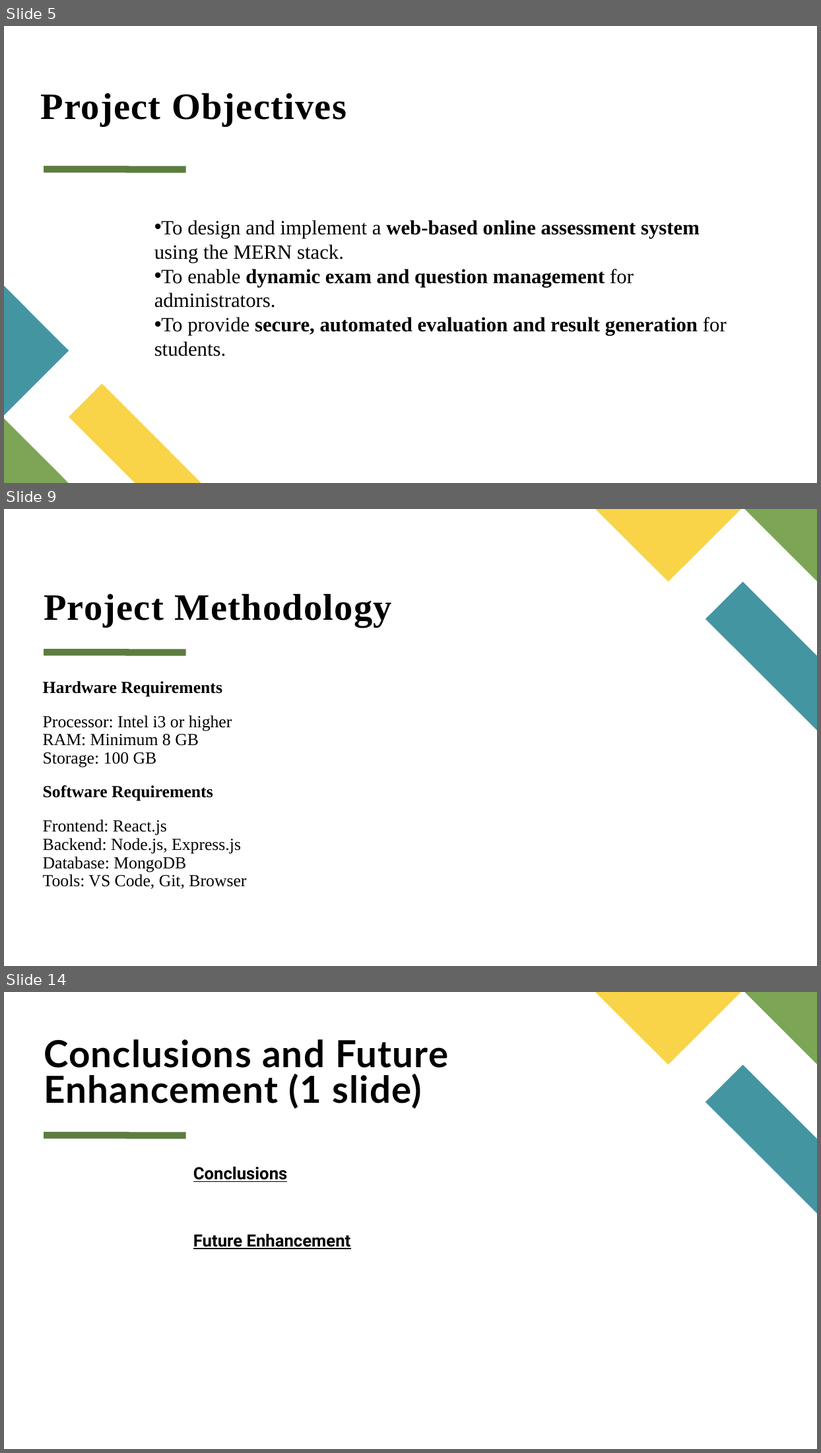
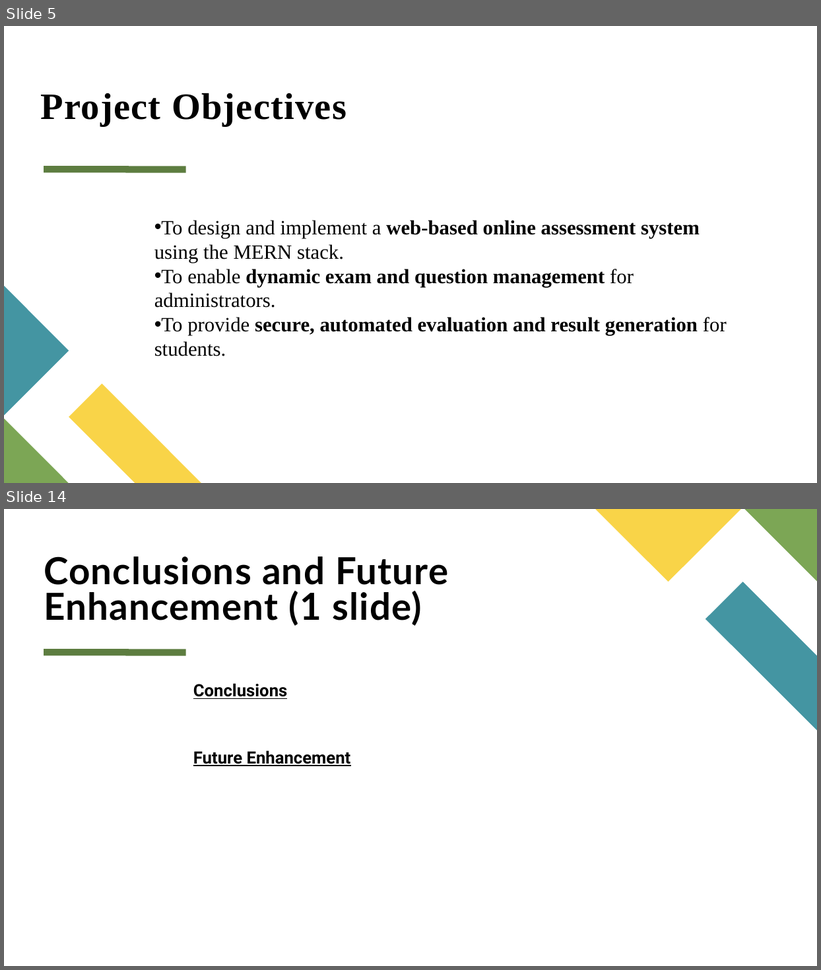
Before and after one commit to Jeevan-018/code-a-thon, a slide deck: Main Project Final Report/Presentation/Seminar PPT Template B24.pptx. Shown one above the other, each under a label of ours: slides 5, 9 and 14 before the commit, slides 5 and 14 after it; the slides between them are not shown. The pictures are 821x1453 and 821x970 pixels, drawn with LibreOffice and Linux fonts; fonts in the diff are those of the drawing; background and template pictures are left out. Boxes give left, top, right and bottom in pixels: in the first picture for what was removed or moved away, otherwise in the second. Text is boxed around its words. In the diff, an @@ line names an element or a change of style, - is before the commit and + after.

```diff
--- a/Main Project Final Report/Presentation/Seminar PPT Template B24.pptx
+++ b/Main Project Final Report/Presentation/Seminar PPT Template B24.pptx
@@ slide 9 removed at (x1=4, y1=509, x2=817, y2=966), background #FFFFFF; not listed: 4 template elements that a slide beside it also shows @@
@@ title removed at (x1=44, y1=593, x2=392, y2=627) @@
-Project Methodology
@@ text removed at (x1=43, y1=681, x2=246, y2=889) @@
-Hardware Requirements
-Processor: Intel i3 or higher
-RAM: Minimum 8 GB
-Storage: 100 GB
-Software Requirements
-Frontend: React.js
-Backend: Node.js, Express.js
-Database: MongoDB
-Tools: VS Code, Git, Browser
```
Also in this commit, not shown: 6 slides changed, 2 slides added, 1 other slide removed, 9 other files.
